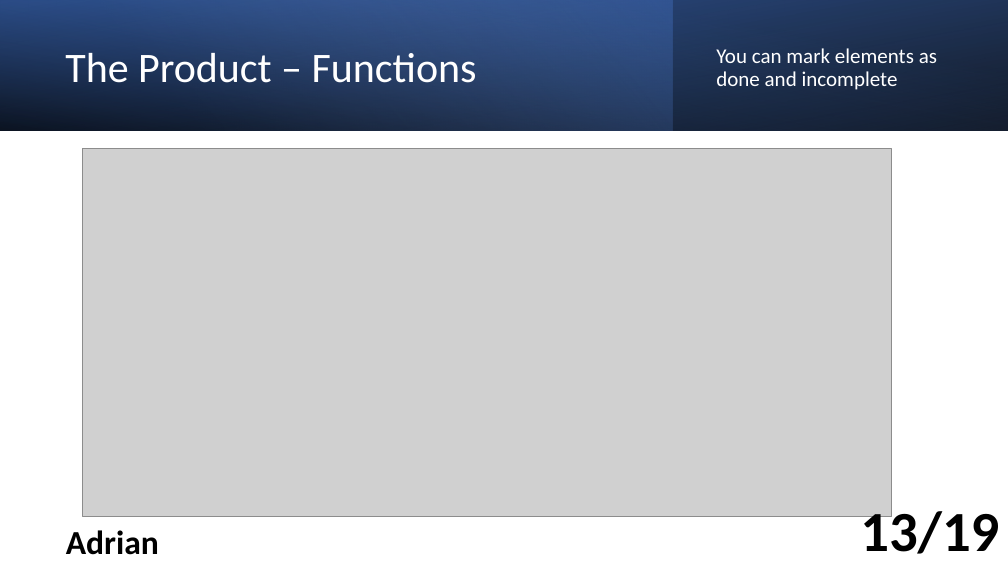
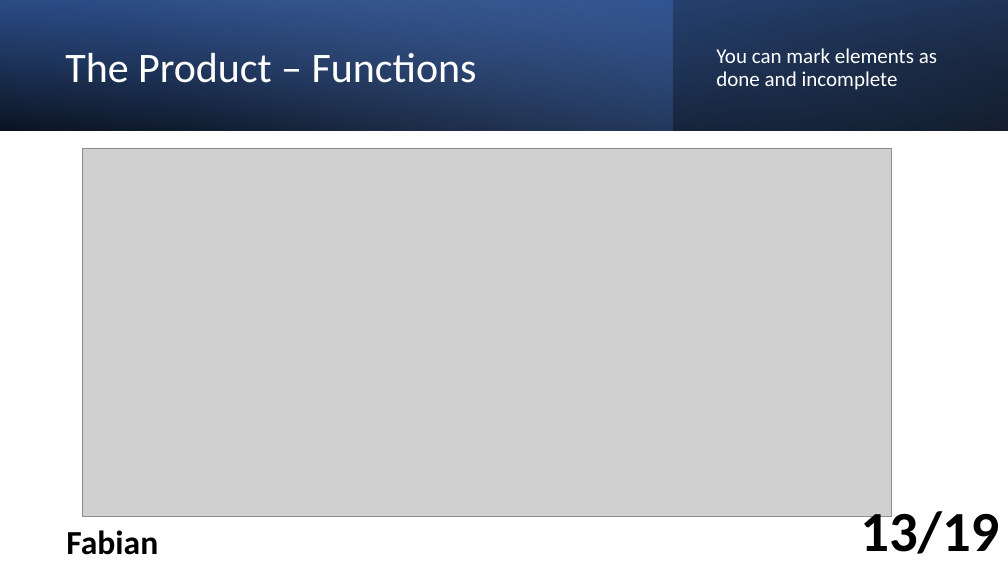
Before and after one commit to LuckyForce/ShareList, a slide deck: slide 13 of documents/T3-ShareList-Abschlusspräsentation_v1.0.pptx. Drawn at 1008x567 pixels with LibreOffice and Linux fonts; fonts in the diff are those of the drawing; grey boxes stand for pictures. Boxes give left, top, right and bottom in pixels: in the first picture for what was removed or moved away, otherwise in the second. Text is boxed around its words. In the diff, an @@ line names an element or a change of style, - is before the commit and + after.

```diff
--- a/documents/T3-ShareList-Abschlusspräsentation_v1.0.pptx
+++ b/documents/T3-ShareList-Abschlusspräsentation_v1.0.pptx
@@ text at (66, 530, 158, 555): text changed @@
-Adrian
+Fabian
```
Also in this commit, not shown: 5 other slides changed, 1 other file.
